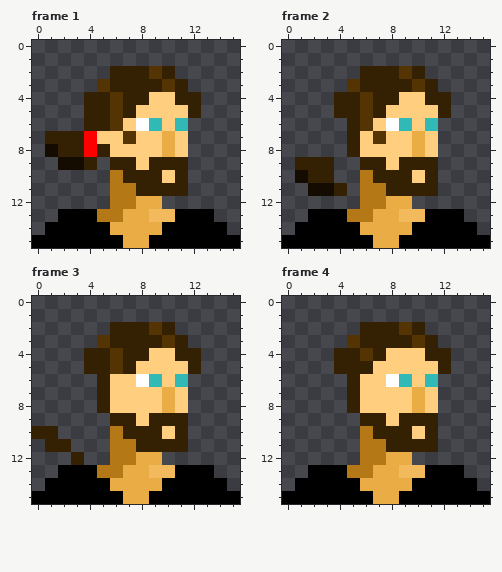
Edited in one commit: animated GIF sprite (img/avatar0.gif). The picture above is the old version.
Colours within 5 levels of each other are drawn and written as one. Shown: frame 1, frame 2, frame 3, frame 4. The commit also changed other frames, which this record leaves out.
Now the later version:
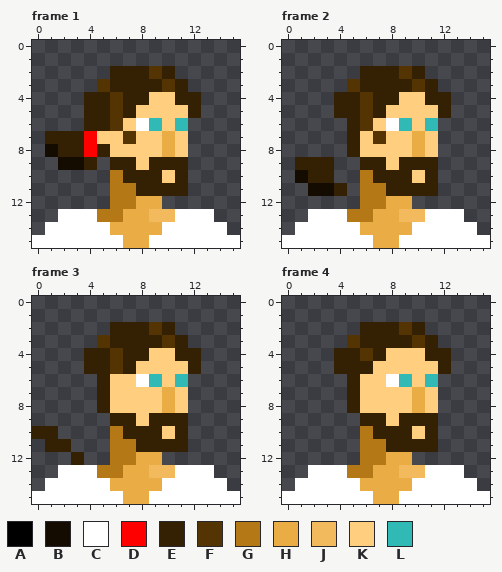
Palette (. is transparent): A #000000  B #140c00  C #ffffff  D #fe0000  E #342002  F #533402  G #b47816  H #eaac45  J #f2ba5c  K #ffce7e  L #30b9b5
From old to new:
file 16x16 -> 128x128 pixels (blocks of 1x1 -> 8x8; one block is one cell here)
Changed rows in their new state; - is an unchanged pixel.
Frame 1:
first column x 0:
13 --CCC------CCC--
14 -CCCCC----CCCCC-
15 CCCCCCC--CCCCCCC
Frame 2: the same change as frame 1
Frame 3: the same change as frame 1
Frame 4: the same change as frame 1
